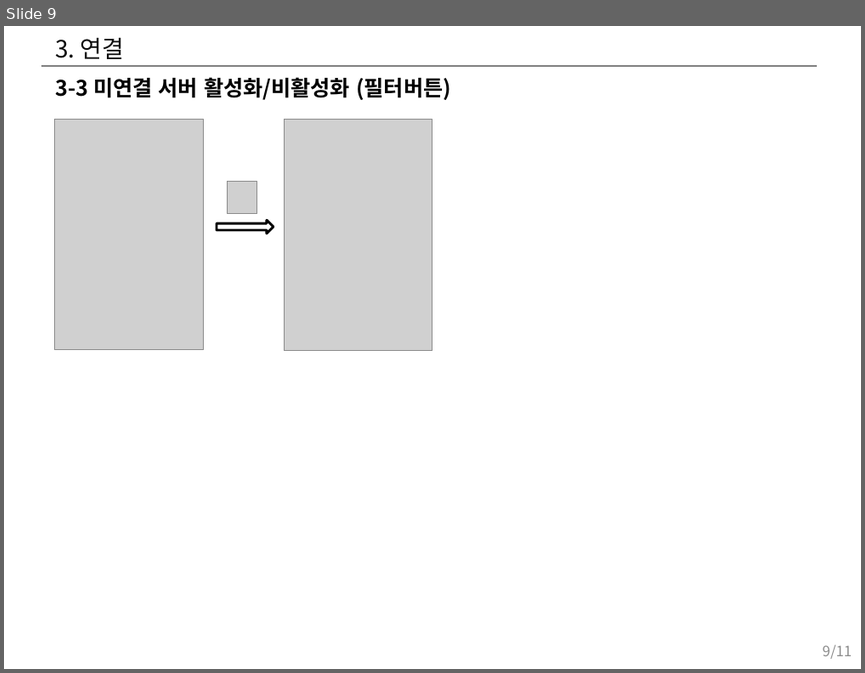
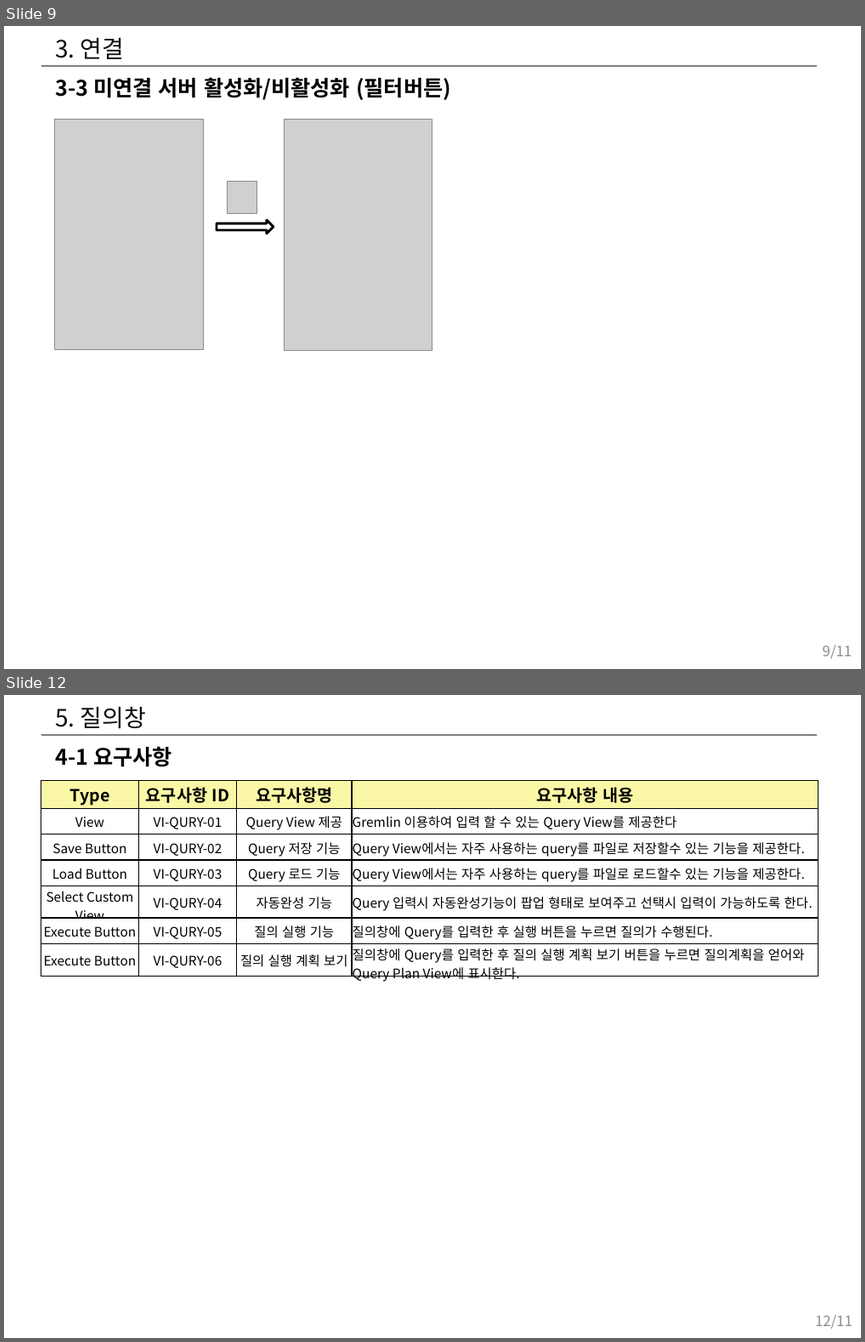
Before and after one commit to hwany7seo/gdbms_document, a slide deck: mockup/시각화도구_UI_UX_기획서.pptx. Shown one above the other, each under a label of ours: slide 9 before the commit, slides 9 and 12 after it; the slides between them are not shown. The pictures are 865x673 and 865x1342 pixels, drawn with LibreOffice and Linux fonts; fonts in the diff are those of the drawing; grey boxes stand for pictures. Boxes give left, top, right and bottom in pixels: in the first picture for what was removed or moved away, otherwise in the second. Text is boxed around its words. In the diff, an @@ line names an element or a change of style, - is before the commit and + after.

```diff
--- a/mockup/시각화도구_UI_UX_기획서.pptx
+++ b/mockup/시각화도구_UI_UX_기획서.pptx
@@ slide 12 added at bbox=[4, 695, 861, 1338], background #FFFFFF; not listed: 1 template element that a slide beside it also shows @@
@@ title added at bbox=[55, 706, 146, 729], 20 pt, text #0D0D0D @@
+5. 질의창
@@ text added at bbox=[55, 746, 172, 767], 18 pt, text #000000, bold @@
+4-1 요구사항
@@ table added at bbox=[41, 780, 818, 988], 7 rows, 4 columns @@
+Type | 요구사항 ID | 요구사항명 | 요구사항 내용
+View | VI-QURY-01 | Query View 제공 | Gremlin 이용하여 입력 할 수 있는 Query View를 제공한다
+Save Button | VI-QURY-02 | Query 저장 기능 | Query View에서는 자주 사용하는 query를 파일로 저장할수 있는 기능을 제공한다.
+Load Button | VI-QURY-03 | Query 로드 기능 | Query View에서는 자주 사용하는 query를 파일로 로드할수 있는 기능을 제공한다.
+Select Custom View | VI-QURY-04 | 자동완성 기능 | Query 입력시 자동완성기능이 팝업 형태로 보여주고 선택시 입력이 가능하도록 한다.
+Execute Button | VI-QURY-05 | 질의 실행 기능 | 질의창에 Query를 입력한 후 실행 버튼을 누르면 질의가 수행된다.
+Execute Button | VI-QURY-06 | 질의 실행 계획 보기 | 질의창에 Query를 입력한 후 질의 실행 계획 보기 버튼을 누르면 질의계획을 얻어와 Query Plan View에 표시한다.
@@ page number added at bbox=[815, 1315, 852, 1328], 12 pt, text #8C8C8C @@
+12/11
```
Also in this commit, not shown: 3 slides changed, 8 other slides added, 6 other files.
